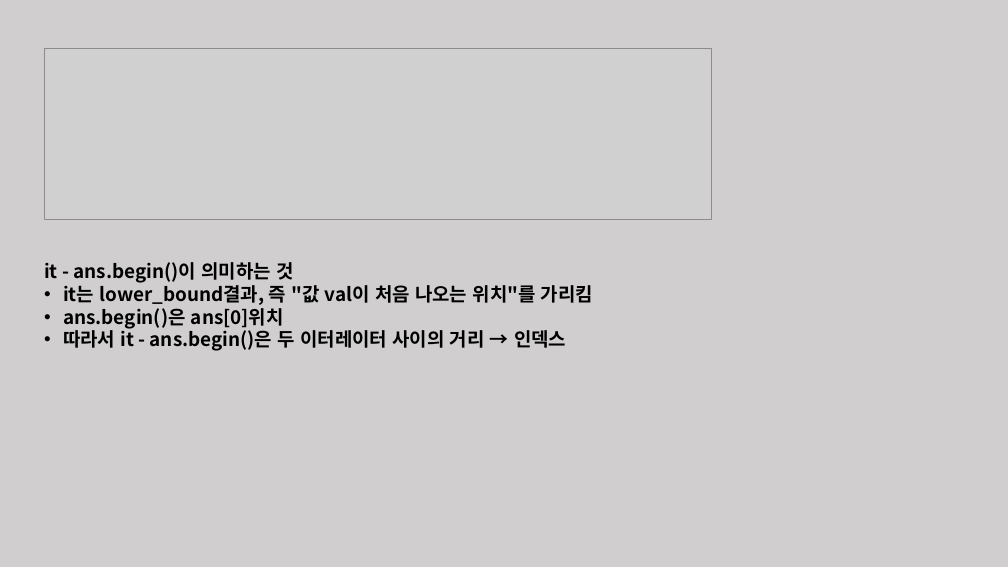
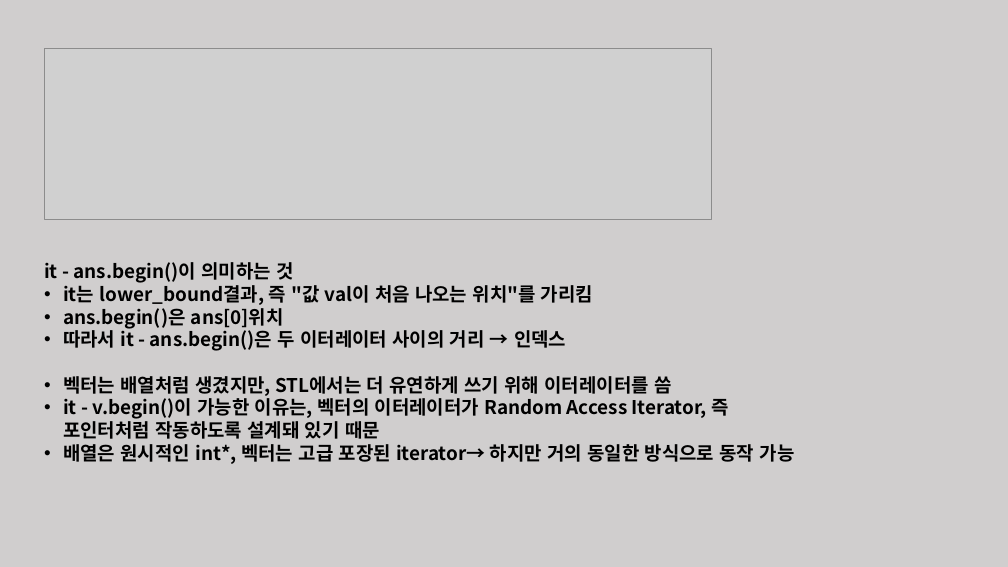
Before and after one commit to hallow0312/AlgoStudy, a slide deck: slide 8 of 1주차-정렬/이재현/정렬 알고리즘.pptx. Drawn at 1008x567 pixels with LibreOffice and Linux fonts; fonts in the diff are those of the drawing; grey boxes stand for pictures. Boxes give left, top, right and bottom in pixels: in the first picture for what was removed or moved away, otherwise in the second. Text is boxed around its words. In the diff, an @@ line names an element or a change of style, - is before the commit and + after.

```diff
--- a/1주차-정렬/이재현/정렬 알고리즘.pptx
+++ b/1주차-정렬/이재현/정렬 알고리즘.pptx
@@ text at <box>63,376,795,464</box>: paragraphs added @@
+• 벡터는 배열처럼 생겼지만, STL에서는 더 유연하게 쓰기 위해 이터레이터를 씀
+• it - v.begin()이 가능한 이유는, 벡터의 이터레이터가 Random Access Iterator, 즉 포인터처럼 작동하도록 설계돼 있기 때문
+• 배열은 원시적인 int*, 벡터는 고급 포장된 iterator→ 하지만 거의 동일한 방식으로 동작 가능
```
Also in this commit, not shown: 2 other files.
